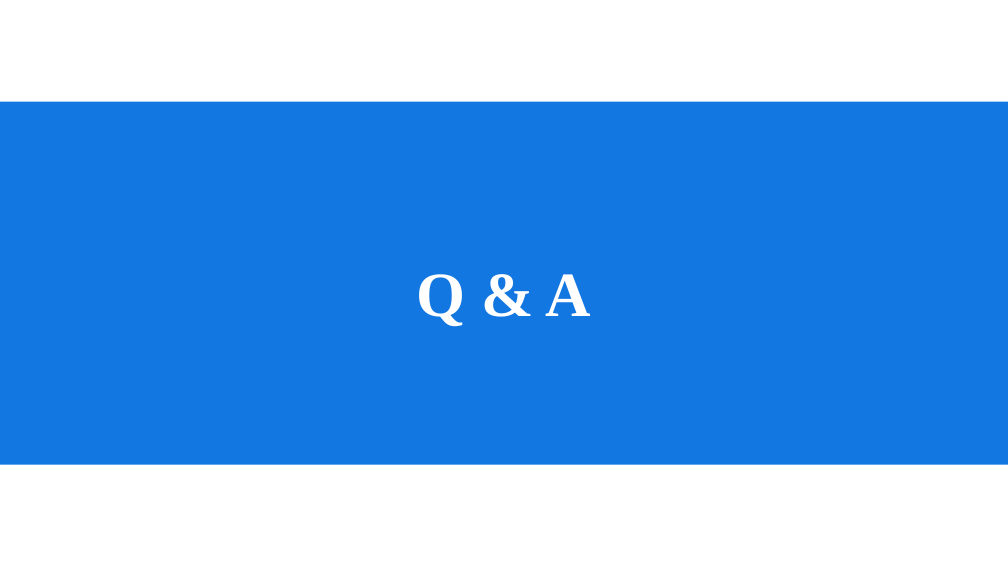
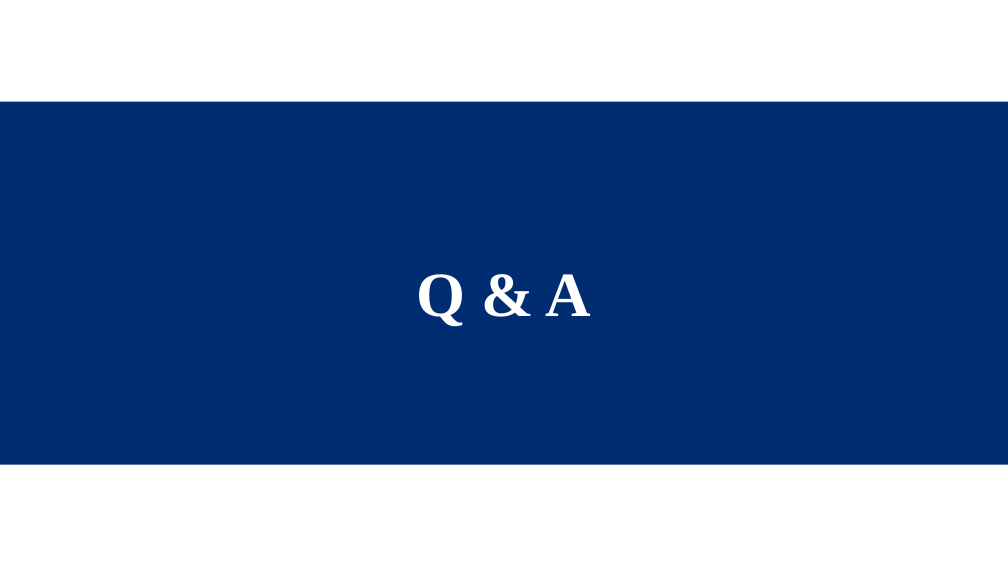
Before and after one commit to OleksiyAnokhin/MSCA-31009-Machine-Learning-Predictive-Analytics-Team-Project, a slide deck: slide 19 of Presentation/The REAL Moneyball.pptx. Drawn at 1008x567 pixels with LibreOffice and Linux fonts; fonts in the diff are those of the drawing. Boxes give left, top, right and bottom in pixels: in the first picture for what was removed or moved away, otherwise in the second. Text is boxed around its words. In the diff, an @@ line names an element or a change of style, - is before the commit and + after.

Commit message:
Oleksiy cleaned slides

```diff
--- a/Presentation/The REAL Moneyball.pptx
+++ b/Presentation/The REAL Moneyball.pptx
@@ rectangle at (x1=0, y1=102, x2=1008, y2=465): fill #1277E1 to #002D72 @@
```
